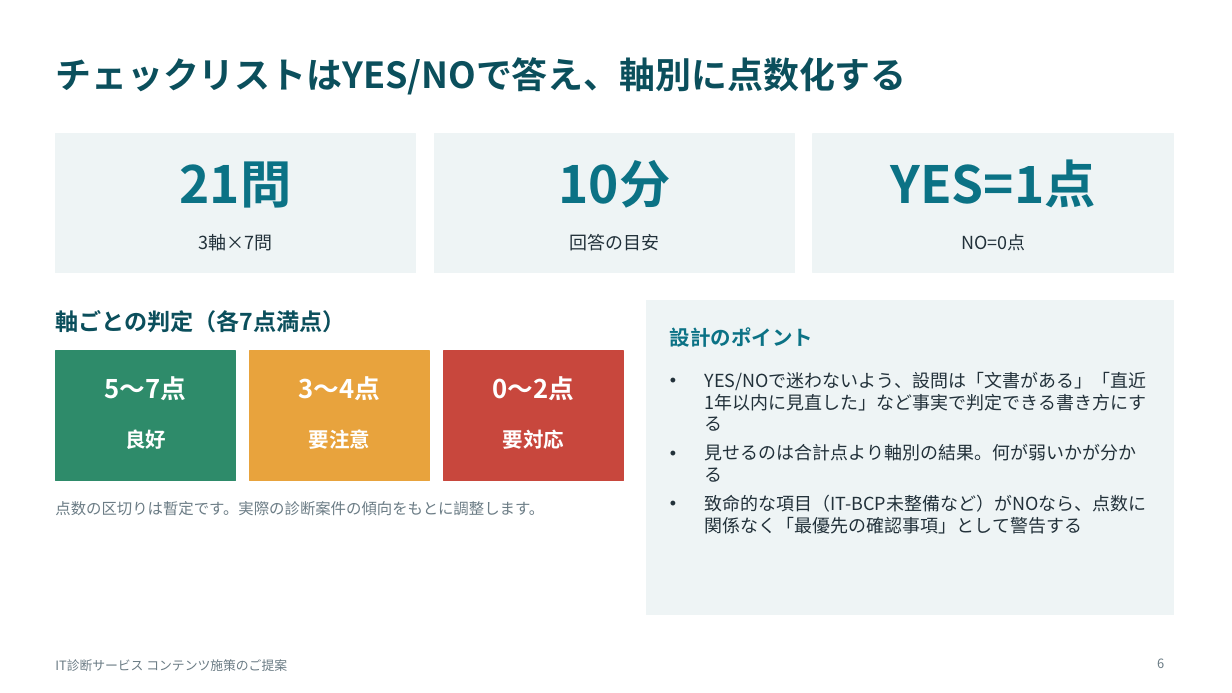
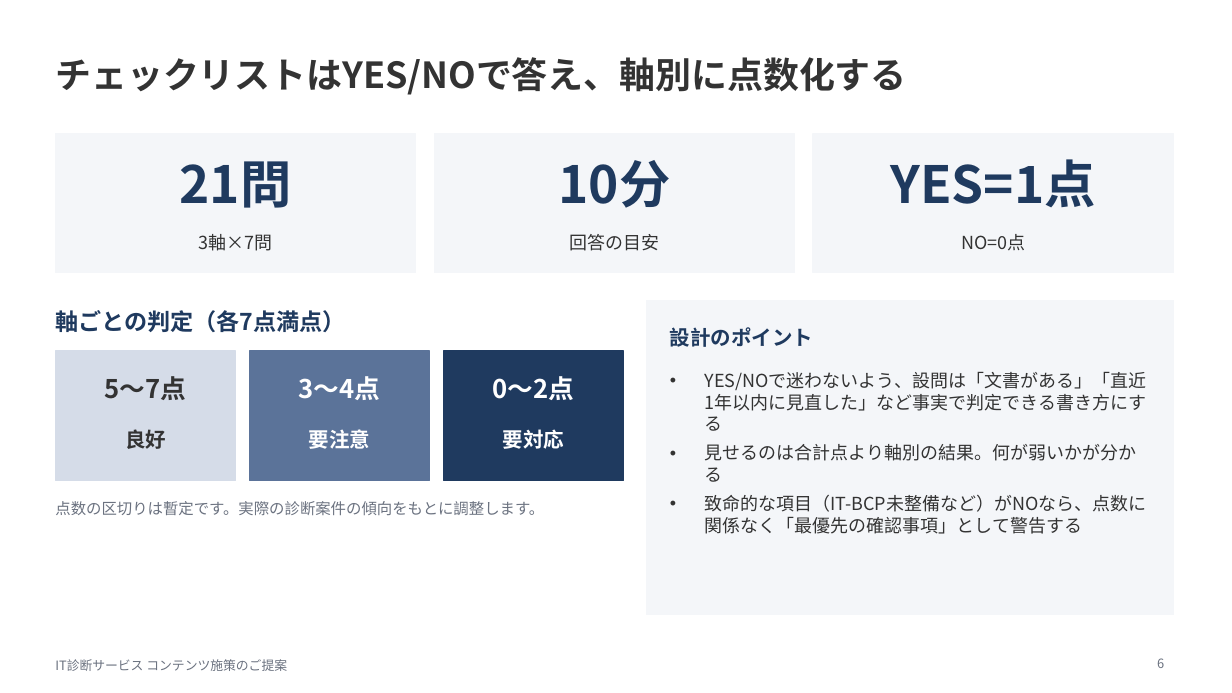
Before and after one commit to yozeki-sss/report, a slide deck: slide 6 of dbj_it_shindan_proposal.pptx. Drawn at 1232x693 pixels with LibreOffice and Linux fonts; fonts in the diff are those of the drawing. Boxes give left, top, right and bottom in pixels: in the first picture for what was removed or moved away, otherwise in the second. Text is boxed around its words. In the diff, an @@ line names an element or a change of style, - is before the commit and + after.

```diff
--- a/dbj_it_shindan_proposal.pptx
+++ b/dbj_it_shindan_proposal.pptx
@@ text "チェックリストはYES/NOで答え、軸別に点数化する" at [55,57,906,95]: text colour #0B4F5C to #333333 @@
@@ text "軸ごとの判定（各7点満点）" at [55,310,346,332]: text colour #0B4F5C to #1F3A5F @@
@@ fill #EEF4F5 to #F4F6F9; outline #EEF4F5 1 pt to #F4F6F9 1 pt in 4 elements at [55,134,416,273], [434,134,795,273], [813,134,1174,273], [647,300,1174,615] @@
@@ text colour #0B7285 to #1F3A5F in 4 elements at [180,161,292,208], [559,160,671,208], [891,159,1096,207], [670,327,813,347] @@
@@ rectangle at [55,351,236,481]: fill #2E8B6A to #D5DCE8; outline #2E8B6A 1 pt to #D5DCE8 1 pt @@
@@ rectangle at [250,351,430,481]: fill #E8A33D to #5B7399; outline #E8A33D 1 pt to #5B7399 1 pt @@
@@ rectangle at [444,351,624,481]: fill #C8473D to #1F3A5F; outline #C8473D 1 pt to #1F3A5F 1 pt @@
@@ text "5〜7点" at [105,376,187,400]: text colour #FFFFFF to #333333 @@
@@ text colour #22313A to #333333 in 4 elements at [199,234,273,251], [569,234,659,251], [961,234,1025,250], [705,372,1147,534] @@
@@ text "良好" at [125,429,166,449]: text colour #FFFFFF to #333333 @@
```
Also in this commit, not shown: 10 other slides changed, 2 other files.
